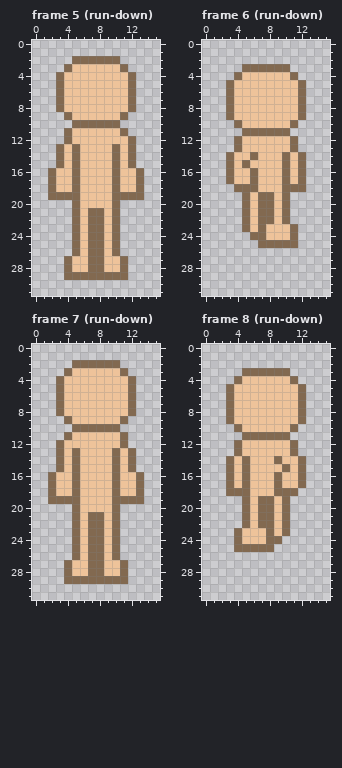
Pixel-art file: Shroomfall/entity/player/player.aseprite. This is how it looked before the edit.
16x32 pixels, 36 frames. Colours within 5 levels of each other are drawn and written as one. Shown: frame 5 (run-down), frame 6 (run-down), frame 7 (run-down), frame 8 (run-down). The commit also changed other frames, which this record leaves out.
Now the later version:
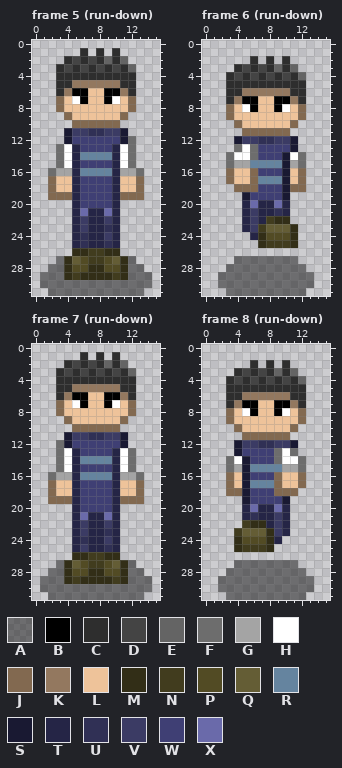
Palette (. is transparent): A #00000077  B #000000  C #2e2e2e  D #444444  E #646464  F #6d6d6d  G #a4a4a4  H #ffffff  J #826950  K #93785f  L #eec39a  M #322e17  N #413c1e  P #524b24  Q #645d35  R #65849f  S #191932  T #252546  U #303055  V #3b3b64  W #3f3f74  X #6a6aaa
Difference:
layer "skin/shadow" added
layer "eye/small" now shown
layer "shoe/oxford" now shown
layer "pant/jean" now shown
layer "shirt/purple" now shown
layer "hair/short" now shown
Changed rows in their new state; - is an unchanged pixel.
Frame 5 (run-down):
first column x 3:
 1 ---C-C-C--
 2 -CDCDCECE-
 3 CDCDCDCDCE
 4 CCCCCCCCCC
 5 CCKKKKKKCC
 6 CKBB--BBKC
 7 --HB--BH--
first column x 1:
11 ---SVVUUVVS---
12 ---SWWWWWWSF--
13 --FHTWWWWTHF--
14 --FHTRRRRTHF--
15 --FHTWWWWTHF--
16 -FGGTRRRRTGGF-
17 ----TWWWWT----
18 ----TWWWWT----
19 ----TWWWWT----
20 ----TWWWWT----
21 ----TXTTXT----
22 ----TVTTVT----
23 ----TVTTUT----
24 ----TUTTVT----
25 ----TUTTUT----
26 ----MMNNMM----
27 --AMQPNNPQMA--
28 -AAMPPMMPPMAA-
29 AAAMNMMMMNMAAA
30 AAAAAAAAAAAAAA
31 -AAAAAAAAAAAA-
Frame 6 (run-down):
first column x 3:
 2 ---C-C-C--
 3 -CDCDCECE-
 4 CDCDCDCDCE
 5 CCCCCCCCCC
 6 CCKKKKKKCC
 7 CKBB--BBKC
 8 --HB--BH--
first column x 2:
12 --SVVUUVVS--
13 --FHFWWWWS--
14 -FHHFWWWSHF-
15 -FGGRRRRSGF-
16 -----WWWS---
17 -----RRRS---
18 -----WWWS---
19 ---SWWWWS---
20 ---TXTTXT---
21 ---TVTTUT---
22 ---TVTNMM---
23 ---TVNQQQM--
24 ----TMPPPM--
25 -----MNNNM--
27 --AAAAAAAA--
28 -AAAAAAAAAA-
29 AAAAAAAAAAAA
30 AAAAAAAAAAAA
31 -AAAAAAAAAA-
Frame 7 (run-down):
first column x 3:
 1 ---C-C-C--
 2 -CDCDCECE-
 3 CDCDCDCDCE
 4 CCCCCCCCCC
 5 CCKKKKKKCC
 6 CKBB--BBKC
 7 --HB--BH--
first column x 1:
11 ---SVVUUVVS---
12 --FSWWWWWWS---
13 --FHTWWWWTHF--
14 --FHTRRRRTHF--
15 --FHTWWWWTHF--
16 -FGGTRRRRTGGF-
17 ----TWWWWT----
18 ----TWWWWT----
19 ----TWWWWT----
20 ----TWWWWT----
21 ----TXTTXT----
22 ----TVTTVT----
23 ----TVTTUT----
24 ----TUTTVT----
25 ----TVTTUT----
26 ----MMNNMM----
27 --AMQPNNPQMA--
28 -AAMPPMMPPMAA-
29 AAAMNMMMMNMAAA
30 AAAAAAAAAAAAAA
31 -AAAAAAAAAAAA-
Frame 8 (run-down):
first column x 3:
 2 ---C-C-C--
 3 -CDCDCECE-
 4 CDCDCDCDCE
 5 CCCCCCCCCC
 6 CCKKKKKKCC
 7 CKBB--BBKC
 8 --HB--BH--
first column x 2:
12 --SVVUUVVS--
13 --SWWWWFHF--
14 -FHSWWWFHHF-
15 -FGSRRRRGGF-
16 ---SWWW-----
17 ---SRRR-----
18 ---SWWW-----
19 ---SWWWWS---
20 ---TXTTXT---
21 ---TUTTVT---
22 ---NMMTVT---
23 --NQQQMVT---
24 --MPPPMT----
25 --MNNNM-----
27 --AAAAAAAA--
28 -AAAAAAAAAA-
29 AAAAAAAAAAAA
30 AAAAAAAAAAAA
31 -AAAAAAAAAA-
